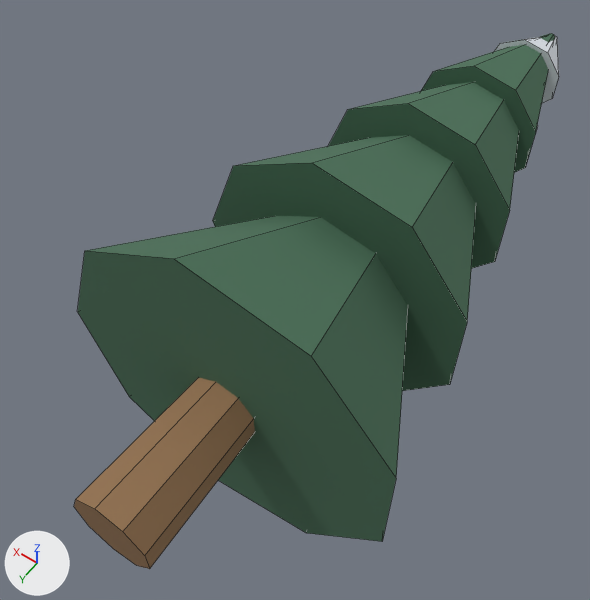
An edit to the OBJ model Content/SourceMeshes/Northern_Pine_Tree.obj, drawn before and after from the same camera.
Camera for both pictures: a 50 mm lens placed at (-221.0, 101.0, 521.0), pointed at (36.0, -259.0, -45.0). Every picture has the same lights, and +X, +Y and +Z are marked at lower left. The picture after the commit comes second. Mesh edges are drawn as thin lines. Where no turn or scale is listed for an object, it has been applied to the vertices.

The older version as bpy lines, for what is in view:
```python
me_northern_pine_tree = bpy.data.meshes.new('Northern_Pine_Tree')
me_northern_pine_tree.from_pydata(...)  # 162 vertices, 99 faces; spans x -141.0..150.0, y -697.0..0.0, z -148.0..148.0
# faces by material slot: [11, 44, 44]
me_northern_pine_tree.materials.append(mat_wood)  # brown #957350
me_northern_pine_tree.materials.append(mat_pine)  # dark green #4b7359
me_northern_pine_tree.materials.append(mat_snow)  # white #e5eaf1
ob_northern_pine_tree = bpy.data.objects.new('Northern_Pine_Tree', me_northern_pine_tree)
ob_northern_pine_tree.location = (0.0, 0.0, 0.0)
```
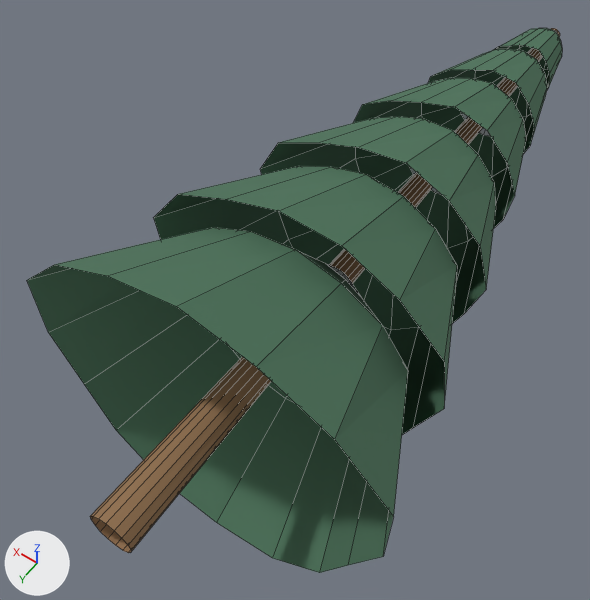
Commit message: Upgrade northern pine to layered snow-capped bough geometry

Boxes (x1, y1, x2, y2) around the edits, measured in the pictures (590 x 600 px):
'Northern_Pine_Tree', reshaped (10% wider): before (74, 33, 559, 569); after (27, 28, 562, 573)
part 1 of me_northern_pine_tree, rebuilt (not visible before): after (261, 116, 496, 323)
part 2 of me_northern_pine_tree, rebuilt (not visible before): after (353, 78, 526, 228)
part 3 of me_northern_pine_tree, rebuilt (not visible before): after (428, 49, 547, 154)
part 4 of me_northern_pine_tree, rebuilt: before (495, 35, 559, 103); after (494, 28, 562, 90)
part 5 of me_northern_pine_tree, rebuilt (8% narrower, 17% shorter): before (77, 216, 408, 541); after (153, 166, 457, 435)
part 6 of me_northern_pine_tree, added: after (90, 28, 560, 553)
part 7 of me_northern_pine_tree, added: after (27, 227, 408, 573)
part 8 of me_northern_pine_tree, deleted: before (74, 33, 555, 569)

Edits to the bpy script that builds the scene:
```text
Change me_northern_pine_tree:
    used by ob_northern_pine_tree; location = (0.0, 0.0, 0.0)
    remove me_northern_pine_tree.from_pydata(...)  # 162 vertices, 99 faces; spans x -141.0..150.0, y -697.0..0.0, z -148.0..148.0
    add me_northern_pine_tree.from_pydata(...)  # 448 vertices, 336 faces; spans x -155.0..155.0, y -694.0..0.0, z -158.0..150.0
    me_northern_pine_tree part 1: the loose piece of 18 vertices spanning x -87.0..93.0, y -392.0..-281.0, z -100.0..84.0 is rebuilt with 64 vertices and now spans x -109.0..113.0, y -465.0..-315.0, z -112.0..107.0
    me_northern_pine_tree part 2: the loose piece of 18 vertices spanning x -73.0..78.0, y -522.0..-415.0, z -84.0..68.0 is rebuilt with 64 vertices and now spans x -82.0..86.0, y -554.0..-420.0, z -87.0..84.0
    me_northern_pine_tree part 3: the loose piece of 18 vertices spanning x -55.0..59.0, y -622.0..-526.0, z -66.0..50.0 is rebuilt with 64 vertices and now spans x -57.0..61.0, y -631.0..-515.0, z -61.0..60.0
    me_northern_pine_tree part 4: the loose piece of 18 vertices spanning x -38.0..40.0, y -697.0..-617.0, z -48.0..32.0 is rebuilt with 64 vertices and now spans x -35.0..37.0, y -694.0..-602.0, z -36.0..36.0
    me_northern_pine_tree part 5: the loose piece of 18 vertices spanning x -141.0..150.0, y -380.0..-120.0, z -148.0..148.0 is rebuilt with 64 vertices and now spans x -134.0..137.0, y -369.0..-205.0, z -136.0..127.0
    me_northern_pine_tree part 6: a new loose piece of 64 vertices spanning x -18.0..18.0, y -690.0..0.0, z -18.0..18.0, in mat_wood (brown #957350)
    me_northern_pine_tree part 7: a new loose piece of 64 vertices spanning x -155.0..155.0, y -270.0..-92.0, z -158.0..150.0
    me_northern_pine_tree part 8
    72 vertices are removed from x -117.0..125.0, y -685.0..0.0, z -123.0..123.0
    44 faces are deleted
```
